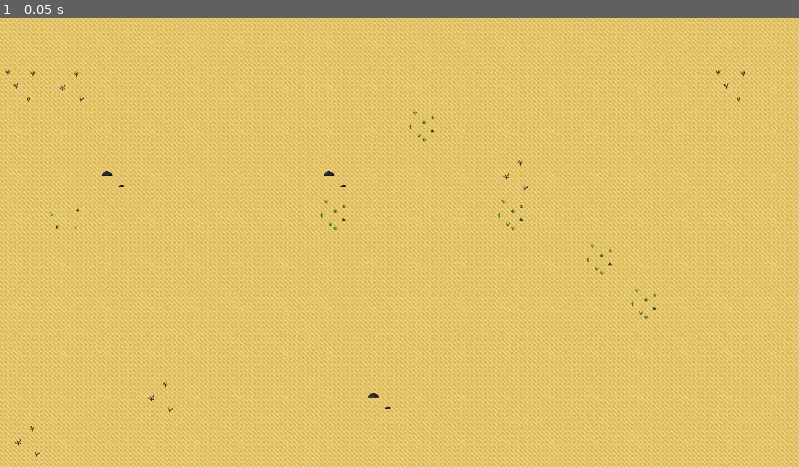
Above: before the commit, frame 1.
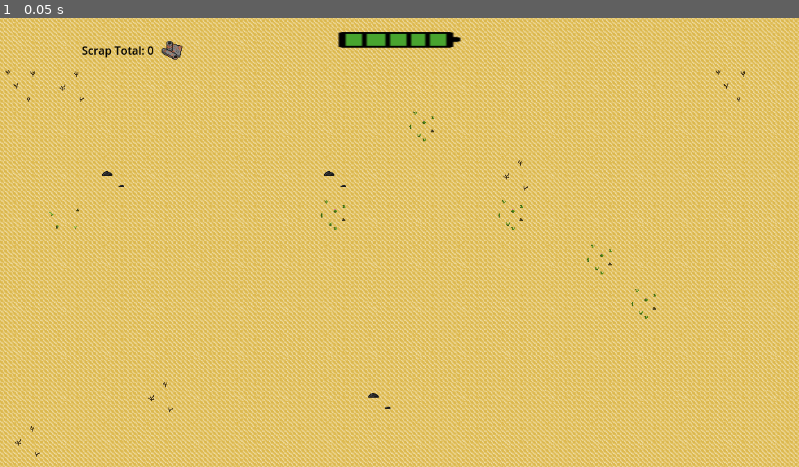
Above: after the commit, the same moment.

Repository: dbrogen/JawaGame
Game: Godot game, scene res://Scenes/Exploration/desert_dunes.tscn
Two runs of this game, one before a commit and one after it. Both use one fixed random seed, a clock stepped at 60 frames per second and the inputs below. The project has no main scene, so this scene is started directly.
Inputs:
- Up to frame 1 (0.05 s): no input

The runs differ from the first frame. In frame 1, 0.7% of the frame differs, in the area x 10-58%, y 3-10%.

Commit message:
UI Created and Added to the Desert Scene

Diff:
--- a/jawa-game/Scenes/Exploration/desert_dunes.tscn
+++ b/jawa-game/Scenes/Exploration/desert_dunes.tscn
@@ -1,6 +1,7 @@
-[gd_scene load_steps=4 format=4 uid="uid://f1o67c21tahp"]
+[gd_scene load_steps=5 format=4 uid="uid://f1o67c21tahp"]
 
 [ext_resource type="Texture2D" uid="uid://dh26q5w7mrysb" path="res://Art Assets/Tilemaps/Sand_tiles2.png" id="1_gtw8v"]
+[ext_resource type="PackedScene" uid="uid://cggsm67pmb2w7" path="res://Scenes/hud.tscn" id="2_ryqqg"]
 
 [sub_resource type="TileSetAtlasSource" id="TileSetAtlasSource_gtw8v"]
 texture = ExtResource("1_gtw8v")
@@ -26,8 +27,32 @@
 physics_layer_0/collision_layer = 1
 sources/2 = SubResource("TileSetAtlasSource_gtw8v")
 
-[node name="Desert Dunes" type="Node2D"]
+[node name="Desert Dunes" type="Control"]
+layout_mode = 3
+anchors_preset = 15
+anchor_right = 1.0
+anchor_bottom = 1.0
+grow_horizontal = 2
+grow_vertical = 2
 
 [node name="TileMapLayer" type="TileMapLayer" parent="."]
 tile_map_data = PackedByteArray("AADw//b/AgADAAIAAADw//f/AgAAAAMAAADw//j/AgAAAAMAAADw//n/AgAAAAMAAADw//r/AgAAAAMAAADw// …(27376 unchanged characters)…
 tile_set = SubResource("TileSet_ryqqg")
+
+[node name="HUD" parent="." instance=ExtResource("2_ryqqg")]
+layout_mode = 1
+
+[node name="Panel" parent="HUD" index="0"]
+offset_top = 0.0
+offset_bottom = 59.0
+
+[node name="Label" parent="HUD" index="1"]
+layout_mode = 1
+offset_left = 0.0
+offset_top = 16.0
+offset_right = 222.0
+offset_bottom = 77.0
+text = "Scrap Total: 0"
+horizontal_alignment = 2
+
+[editable path="HUD"]
--- /dev/null
+++ b/jawa-game/Scenes/hud.gd
@@ -0,0 +1,23 @@
+extends Control
+
+var batteryPower: float;
+
+# Called every frame. 'delta' is the elapsed time since the previous frame.
+func _process(delta: float) -> void:
+
+	Global.batteryPower -= 1 * delta;
+
+	batteryPower = Global.batteryPower;
+
+	if(batteryPower >= 90):
+		$Panel/AnimatedSprite2D.play("Full");
+	elif(batteryPower >= 70):
+		$Panel/AnimatedSprite2D.play("80%");
+	elif(batteryPower >= 50):
+		$Panel/AnimatedSprite2D.play("60%");
+	elif(batteryPower >= 30):
+		$Panel/AnimatedSprite2D.play("40%");
+	elif (batteryPower >= 10):
+		$Panel/AnimatedSprite2D.play("20%");
+	else:
+		$Panel/AnimatedSprite2D.play("Empty");
--- a/jawa-game/Scenes/hud.tscn
+++ b/jawa-game/Scenes/hud.tscn
@@ -1,7 +1,11 @@
-[gd_scene load_steps=10 format=3 uid="uid://cggsm67pmb2w7"]
+[gd_scene load_steps=13 format=3 uid="uid://cggsm67pmb2w7"]
 
+[ext_resource type="Script" uid="uid://dbjcaedsg4khp" path="res://Scenes/hud.gd" id="1_bjfho"]
 [ext_resource type="Texture2D" uid="uid://bpahwuf7c6jv8" path="res://Art Assets/Battery2_sheet.png" id="1_e0onf"]
 [ext_resource type="Texture2D" uid="uid://cdupxlndsqpha" path="res://Art Assets/Battery_sheet.png" id="2_fccik"]
+[ext_resource type="Texture2D" uid="uid://dcwfflghsfram" path="res://Art Assets/metal_scrap2.png" id="4_6fbih"]
+
+[sub_resource type="StyleBoxEmpty" id="StyleBoxEmpty_6fbih"]
 
 [sub_resource type="AtlasTexture" id="AtlasTexture_fccik"]
 atlas = ExtResource("1_e0onf")
@@ -85,6 +89,7 @@
 anchor_bottom = 1.0
 grow_horizontal = 2
 grow_vertical = 2
+script = ExtResource("1_bjfho")
 
 [node name="Panel" type="Panel" parent="."]
 layout_mode = 1
@@ -96,6 +101,7 @@
 offset_right = 109.5
 offset_bottom = 107.0
 grow_horizontal = 2
+theme_override_styles/panel = SubResource("StyleBoxEmpty_6fbih")
 
 [node name="AnimatedSprite2D" type="AnimatedSprite2D" parent="Panel"]
 position = Vector2(109, 30.999998)
@@ -105,10 +111,17 @@
 
 [node name="Label" type="Label" parent="."]
 layout_mode = 0
-offset_left = -1.0
-offset_top = 51.0
-offset_right = 221.0
-offset_bottom = 112.0
+offset_left = 14.0
+offset_top = 52.0
+offset_right = 236.0
+offset_bottom = 113.0
+theme_override_colors/font_color = Color(0, 0, 0, 1)
 text = "Scrap Total:"
 horizontal_alignment = 1
 vertical_alignment = 1
+metadata/_edit_group_ = true
+
+[node name="Sprite2D" type="Sprite2D" parent="Label"]
+position = Vector2(248, 30)
+scale = Vector2(0.5, 0.5)
+texture = ExtResource("4_6fbih")
--- /dev/null
+++ b/jawa-game/Scripts/Global.gd
@@ -0,0 +1,4 @@
+extends Node
+
+var batteryPower:float = 100.0;
+var scrapCollected: int = 0;
--- a/jawa-game/project.godot
+++ b/jawa-game/project.godot
@@ -13,3 +13,7 @@
 config/name="Jawa Game"
 config/features=PackedStringArray("4.5", "Forward Plus")
 config/icon="res://icon.svg"
+
+[autoload]
+
+Global="*res://Scripts/Global.gd"
Not shown, added: jawa-game/Art Assets/computer-1.png.png.import
Not shown, added: jawa-game/Art Assets/computer.png.import
Not shown, added: jawa-game/Art Assets/labtubes.png.import
Not shown, added: jawa-game/Art Assets/table.png.import
Not shown, added: jawa-game/Scenes/hud.gd.uid
Not shown, added: jawa-game/Scripts/Global.gd.uid
